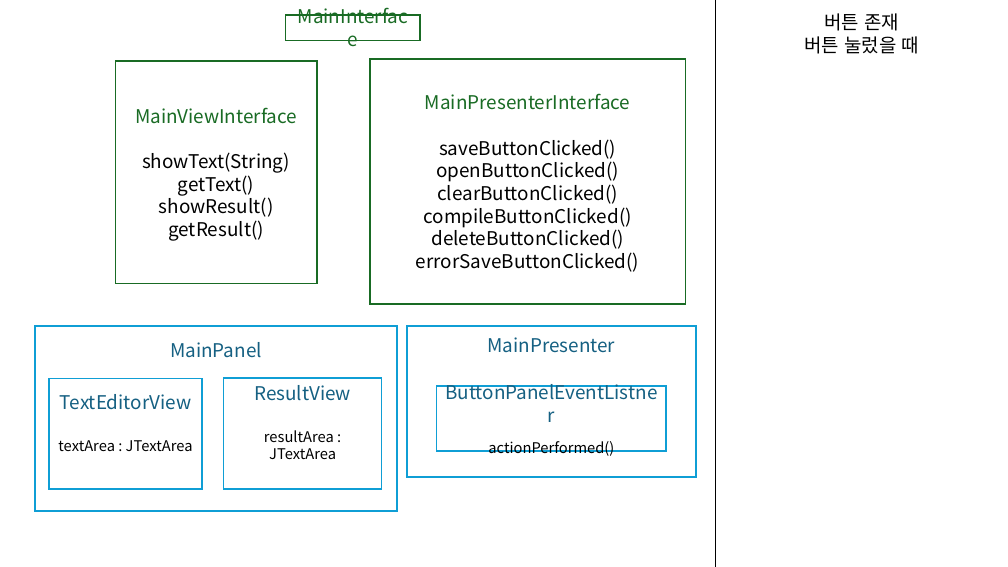
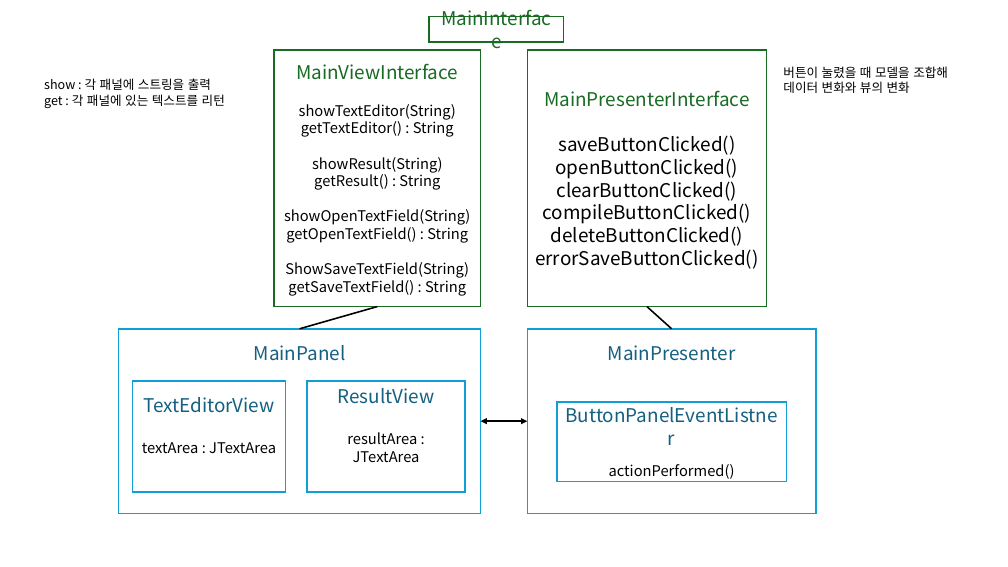
Before and after one commit to dasfaf4464/File, a slide deck: slide 1 of blueprint/프레젠테이션1.pptx. Drawn at 1008x567 pixels with LibreOffice and Linux fonts; fonts in the diff are those of the drawing. Boxes give left, top, right and bottom in pixels: in the first picture for what was removed or moved away, otherwise in the second. Text is boxed around its words. In the diff, an @@ line names an element or a change of style, - is before the commit and + after.

```diff
--- a/blueprint/프레젠테이션1.pptx
+++ b/blueprint/프레젠테이션1.pptx
@@ rectangle "MainInterface": place and size @@
-rectangle "MainInterface" at (286,15,420,41)
+rectangle "MainInterface" at (429,17,563,42)
@@ line removed from (716, 0) to (716, 567) @@
@@ text removed at (804,13,919,54) @@
-버튼 존재
-버튼 눌렀을 때
@@ rectangle "MainViewInterface": place and size @@
-rectangle "MainViewInterface" at (116,61,317,284)
+rectangle "MainViewInterface" at (274,50,480,306)
@@ rectangle "MainPresenterInterface": place and size @@
-rectangle "MainPresenterInterface" at (370,59,686,305)
+rectangle "MainPresenterInterface" at (528,50,767,306)
@@ text added at (44,78,225,108), 12 pt, text #000000 @@
+show : 각 패널에 스트링을 출력
+get : 각 패널에 있는 텍스트를 리턴
@@ text added at (783,66,948,93), 12 pt, text #000000 @@
+버튼이 눌렸을 때 모델을 조합해
+데이터 변화와 뷰의 변화
@@ text in rectangle at (284,104,470,296): text changed; size 18 to 14 pt @@
-showText(String)
-getText()
-showResult()
-getResult()
+showTextEditor(String)
+getTextEditor() : String
+showResult(String)
+getResult() : String
+showOpenTextField(String)
+getOpenTextField() : String
+ShowSaveTextField(String)
+getSaveTextField() : String
@@ rectangle "MainPanel": place and size @@
-rectangle "MainPanel" at (35,326,397,510)
+rectangle "MainPanel" at (119,329,481,513)
@@ line added from (377, 307) to (299, 329), #000000 1.5 pt @@
@@ rectangle "MainPresenter": place and size @@
-rectangle "MainPresenter" at (408,326,696,477)
+rectangle "MainPresenter" at (528,329,817,513)
@@ line added from (647, 307) to (671, 329), #000000 1.5 pt @@
@@ rectangle "TextEditorView": place and size @@
-rectangle "TextEditorView" at (49,379,202,490)
+rectangle "TextEditorView" at (132,381,285,492)
@@ rectangle "ResultView": place and size @@
-rectangle "ResultView" at (224,378,382,489)
+rectangle "ResultView" at (307,381,465,492)
@@ rectangle "ButtonPanelEventListner": place and size @@
-rectangle "ButtonPanelEventListner" at (437,386,667,451)
+rectangle "ButtonPanelEventListner" at (557,402,786,482)
@@ double arrow added from (481, 421) to (528, 421), #000000 1.5 pt @@
```
Also in this commit, not shown: 2 slides added, 1 slide removed, 5 other files.
